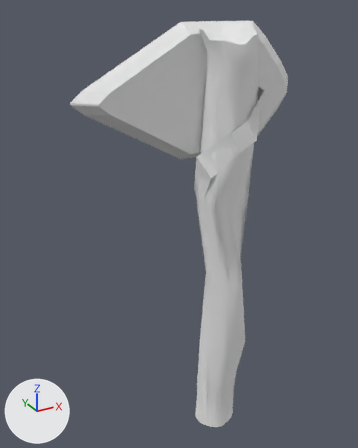
Before and after pictures for a commit that changed the OBJ model mge_student_edition_v15.0.0/assets/mge/models/Flintaxe.obj.
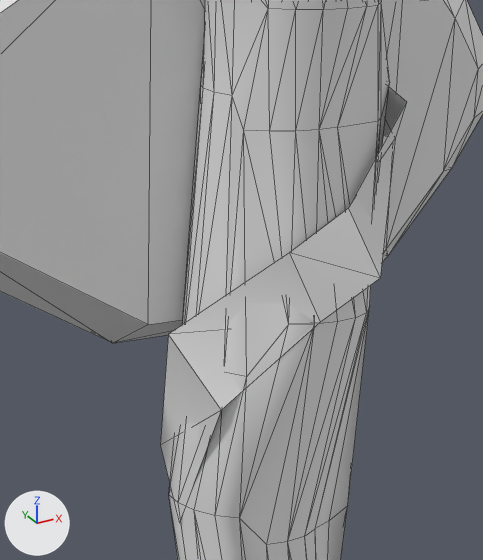
There are two pictures of each version: one whole from a 50 mm camera at (124.0, -2292.0, 1493.0) aimed at (409.0, -1775.0, 1234.0), one close up on the part from 41% to 80% of the width and 14% to 49% of the height. Lighting does not change. The marker at lower left points along +X, +Y and +Z. The close-ups show mesh edges as thin lines. Where no turn or scale is listed for an object, it has been applied to the vertices.

In view in the first close-up: 'Flintaxe'.
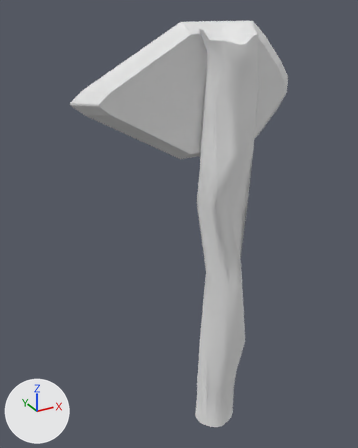
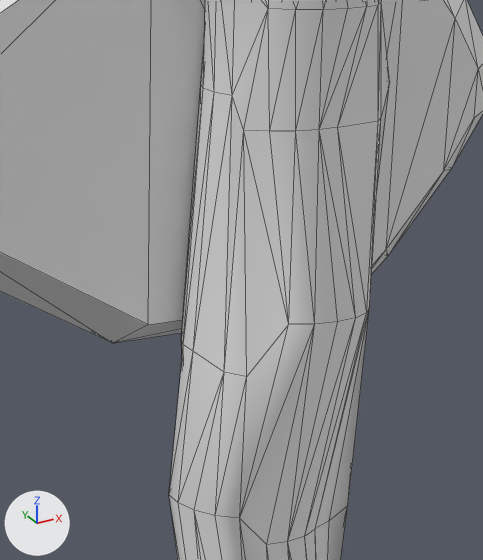
The newer file is also turned or shifted as a whole; pictures and numbers use the older file's frame.

The edits, one by one:
me_flintaxe has 242 vertices, 456 faces and spans x 278.0..570.0, y -1850.0..-1750.0, z 923.0..1477.0.
me_flintaxe is used by ob_flintaxe; location (0.0, 0.0, 0.0).
Verts and faces of me_flintaxe; kept vertices keep their numbers, new ones are numbered from 242.
Before the commit, vertices of me_flintaxe: 8 (546.0, -1797.0, 1391.0) at pixel (474, 117), 9 (546.0, -1797.0, 1408.0) at pixel (478, 69), 22 (570.0, -1776.0, 1389.0), 23 (570.0, -1776.0, 1409.0).
me_flintaxe part 1: the loose piece of 18 vertices spanning x 409.0..514.0, y -1850.0..-1754.0, z 1266.0..1439.0 is deleted.
Part 2, on me_flintaxe:
Faces deleted: (8, 23, 9), (8, 22, 23).
New faces: (9, 22, 23), (8, 22, 9).

Pixel boxes [x1, y1, x2, y2] of what changed, in the close-ups (483 x 560 px; the box of a moved part takes in the faces that stretch with it):
part 1 of me_flintaxe, deleted
    before: [160, 87, 407, 522]
part 2 of me_flintaxe, moved or reshaped
    both: [474, 64, 483, 117]
